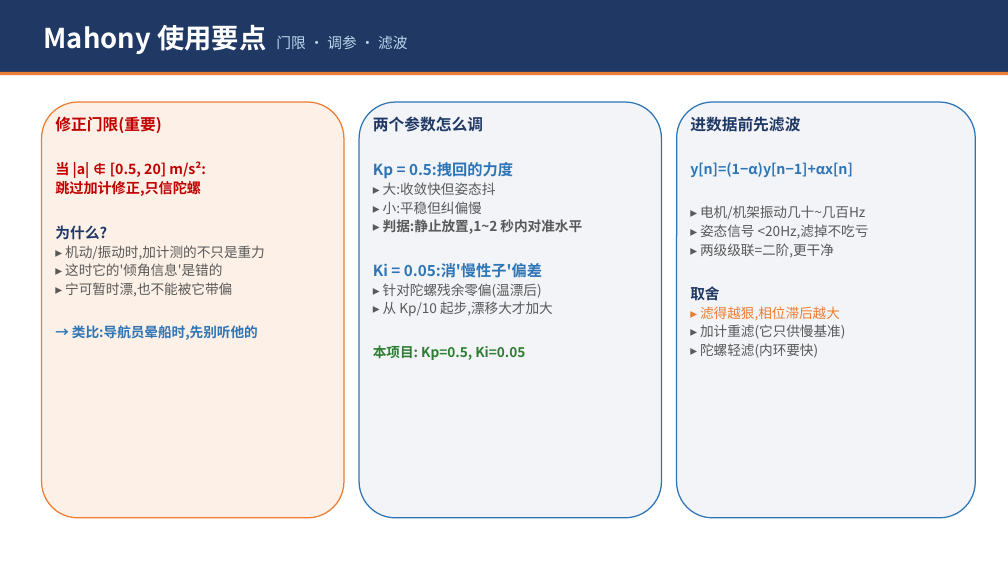
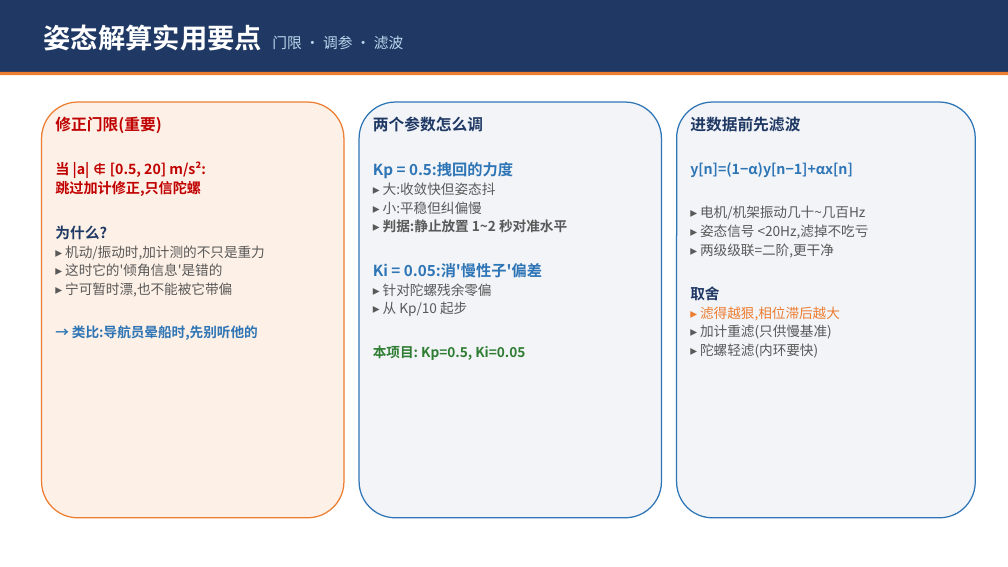
Before and after one commit to xiexiaoan147-cyber/STM32F4_Drone, a slide deck: slide 15 of Docs/四轴飞控原理分享.pptx (slide 8 before the commit). Drawn at 1008x567 pixels with LibreOffice and Linux fonts; fonts in the diff are those of the drawing. Boxes give left, top, right and bottom in pixels: in the first picture for what was removed or moved away, otherwise in the second. Text is boxed around its words. In the diff, an @@ line names an element or a change of style, - is before the commit and + after.

```diff
--- a/Docs/四轴飞控原理分享.pptx
+++ b/Docs/四轴飞控原理分享.pptx
@@ text at box(44, 24, 403, 51): text changed @@
-Mahony 使用要点 门限 · 调参 · 滤波
+姿态解算实用要点 门限 · 调参 · 滤波
@@ text in rounded rectangle at box(383, 219, 567, 232): text changed @@
-▸ 判据:静止放置,1~2 秒内对准水平
+▸ 判据:静止放置 1~2 秒对准水平
@@ text in rounded rectangle at box(383, 283, 492, 316): text changed @@
-▸ 针对陀螺残余零偏(温漂后)
-▸ 从 Kp/10 起步,漂移大才加大
+▸ 针对陀螺残余零偏
+▸ 从 Kp/10 起步
@@ text in rounded rectangle at box(700, 324, 832, 339): text changed @@
-▸ 加计重滤(它只供慢基准)
+▸ 加计重滤(只供慢基准)
```
Also in this commit, not shown: 18 other slides changed, 4 slides added.
